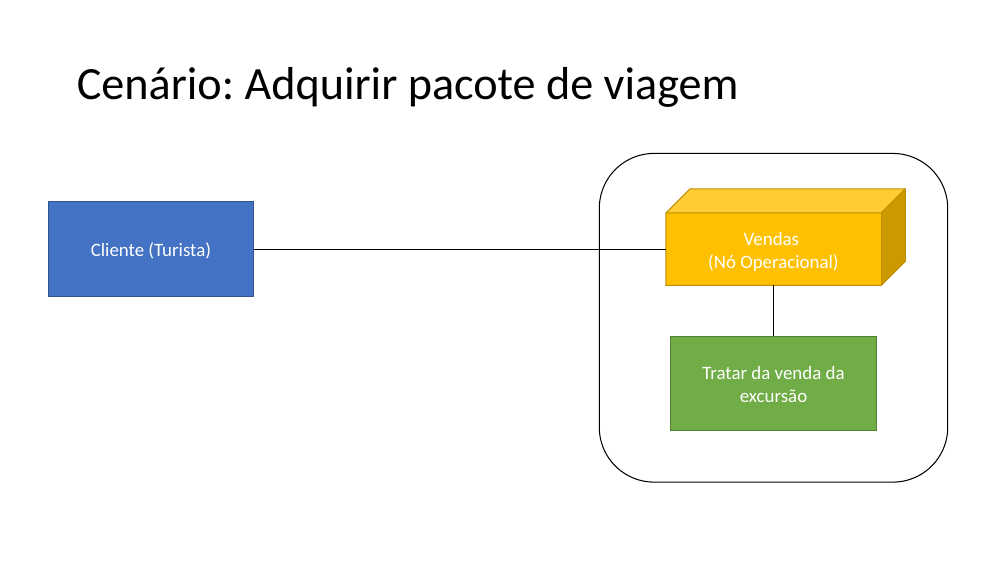
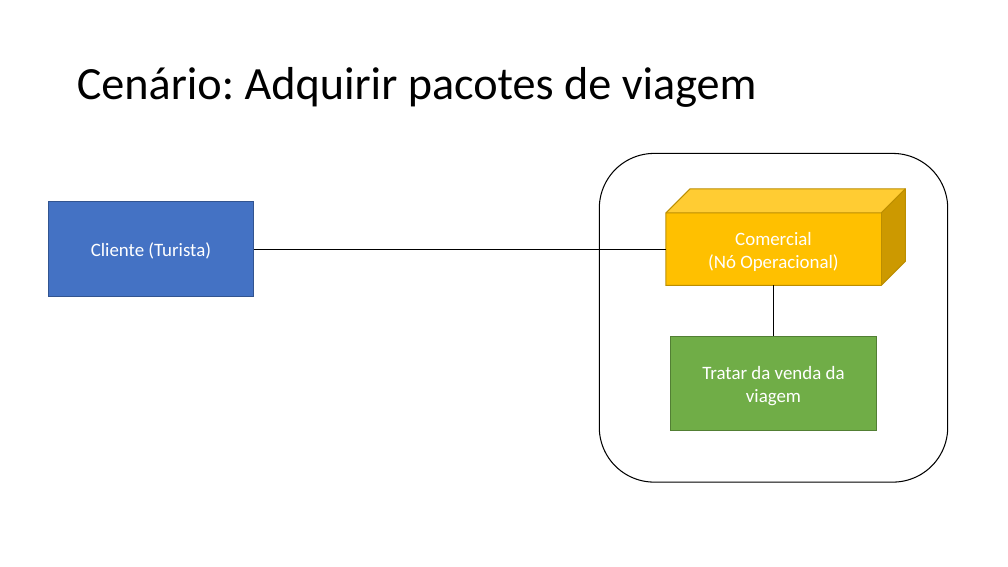
Before and after one commit to Road-on/RoadOn, a slide deck: slide 2 of 15. Arquitetura de Negócio Para Cada Cenário.pptx. Drawn at 1008x567 pixels with LibreOffice and Linux fonts; fonts in the diff are those of the drawing. Boxes give left, top, right and bottom in pixels: in the first picture for what was removed or moved away, otherwise in the second. Text is boxed around its words. In the diff, an @@ line names an element or a change of style, - is before the commit and + after.

```diff
--- a/15. Arquitetura de Negócio Para Cada Cenário.pptx
+++ b/15. Arquitetura de Negócio Para Cada Cenário.pptx
@@ title at [77,67,757,107]: text changed @@
-Cenário: Adquirir pacote de viagem
+Cenário: Adquirir pacotes de viagem
@@ text in cube at [735,232,811,245]: text changed @@
-Vendas
+Comercial
@@ text in rectangle at [702,366,845,405]: text changed @@
-Tratar da venda da excursão
+Tratar da venda da viagem
```
Also in this commit, not shown: 3 other slides changed, 3 slides added.
